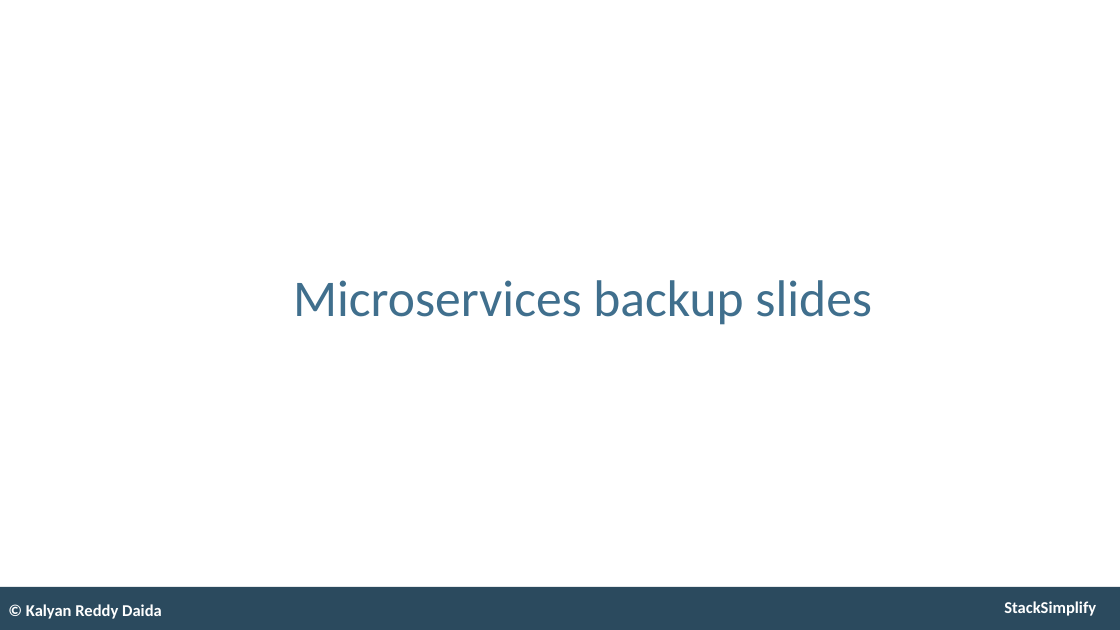
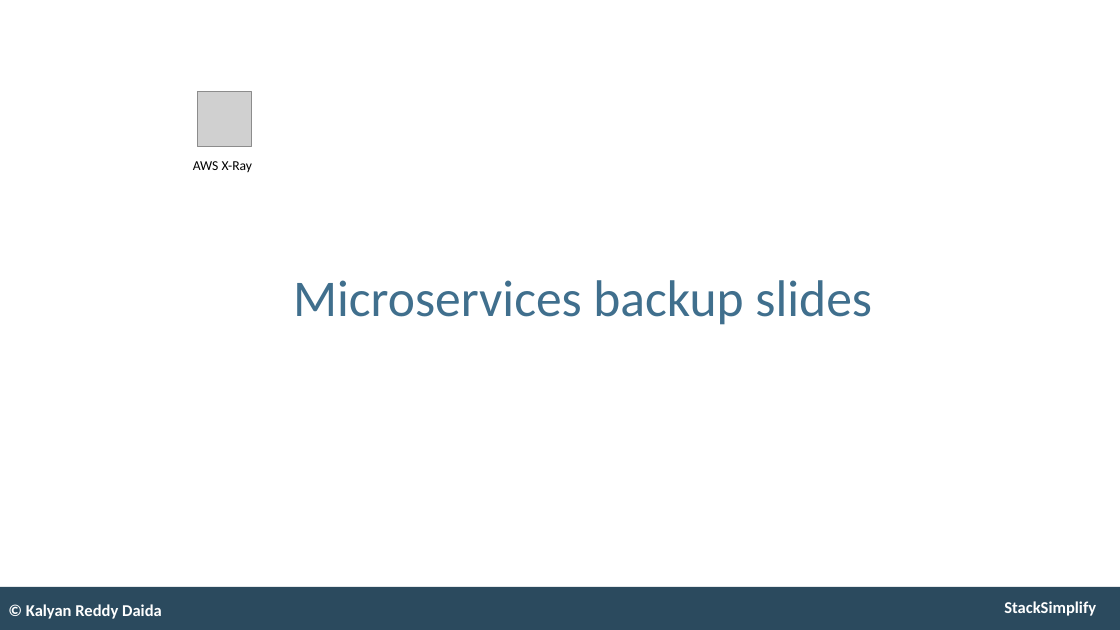
Before and after one commit to talvionyx/aws-eks-kubernetes-masterclass, a slide deck: slide 161 of presentation/AWS-Fargate-and-EKS-Masterclass.pptx (slide 152 before the commit). Drawn at 1120x630 pixels with LibreOffice and Linux fonts; fonts in the diff are those of the drawing; grey boxes stand for pictures. Boxes give left, top, right and bottom in pixels: in the first picture for what was removed or moved away, otherwise in the second. Text is boxed around its words. In the diff, an @@ line names an element or a change of style, - is before the commit and + after.

```diff
--- a/presentation/AWS-Fargate-and-EKS-Masterclass.pptx
+++ b/presentation/AWS-Fargate-and-EKS-Masterclass.pptx
@@ picture added at [197,92,252,146] @@
@@ text added at [193,161,253,172], 14 pt, text #000000 @@
+AWS X-Ray
```
Also in this commit, not shown: 1 other slide changed, 9 slides added, 6 slides removed, 11 other files.
